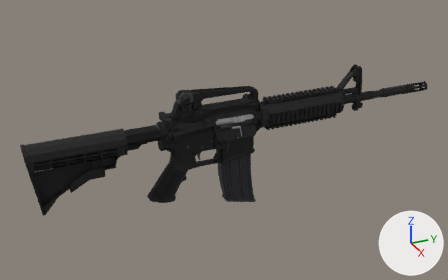
A saved change to the glTF model assets/weapons/m4a1/m4a1.glb.
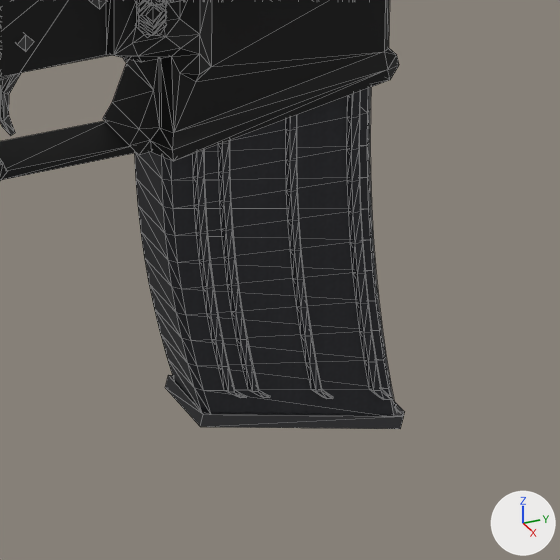
There are two pictures of each version: one whole from a 50 mm lens placed at (0.978, -0.489, 0.45), pointed at (-0.022, -0.039, -0.05), one close up on the part from 44% to 62% of the width and 50% to 79% of the height. Every picture has the same lights, and +X, +Y and +Z are marked at lower right. The older version's two pictures come first. The close-ups show mesh edges as thin lines. Where no turn or scale is listed for an object, it has been applied to the vertices. Vertices at exactly the same position are counted once.

The older version as bpy lines, for what is in view:
```python
me_cube_002 = bpy.data.meshes.new('Cube.002')
me_cube_002.from_pydata(...)  # 453 vertices, 906 faces; spans x -0.02..0.02, y -0.191..0.006, z -0.059..0.042
# faces by material slot: [882, 24]
me_cube_002.materials.append(mat_finish)  # dark grey #3c3c3c
me_cube_002.materials.append(mat_finish_secondary)  # dark grey #686868
me_cube_005 = bpy.data.meshes.new('Cube.005')
me_cube_005.from_pydata(...)  # 69 vertices, 116 faces; spans x -0.0313..0.0008, y -0.0051..0.0324, z -0.0065..0.0064
# faces by material slot: [86, 30]
me_cube_005.materials.append(mat_finish_dark)  # dark grey #3a3a3a
me_cube_005.materials.append(mat_finish_bright)  # grey #b9b9b9
me_magazine = bpy.data.meshes.new('Magazine')
me_magazine.from_pydata(...)  # 582 vertices, 1108 faces; spans x -0.013..0.013, y -0.032..0.044, z -0.175..0.002
# faces by material slot: [940, 24, 12, 76, 56]
me_magazine.materials.append(mat_stanagbody)  # picture img_stanag_body
me_magazine.materials.append(mat_stanagfloor)  # dark grey #454548
me_magazine.materials.append(mat_stanagfollower)  # beige #cec4a6
me_magazine.materials.append(mat_stanagbrass)  # beige #e1c481
me_magazine.materials.append(mat_stanagbullet)  # brown #cba07c
ob_lower = bpy.data.objects.new('lower', me_cube_002)
ob_lower.location = (0.0, 0.0147, -0.0226)
ob_mag_release = bpy.data.objects.new('mag_release', me_cube_005)
ob_mag_release.location = (0.0156, -0.0638, -0.0366)
ob_magazine = bpy.data.objects.new('Magazine', me_magazine)
ob_magazine.location = (0.0, -0.0269, -0.0092)
```
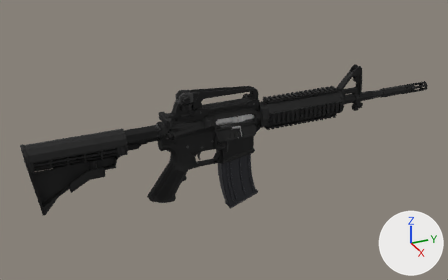
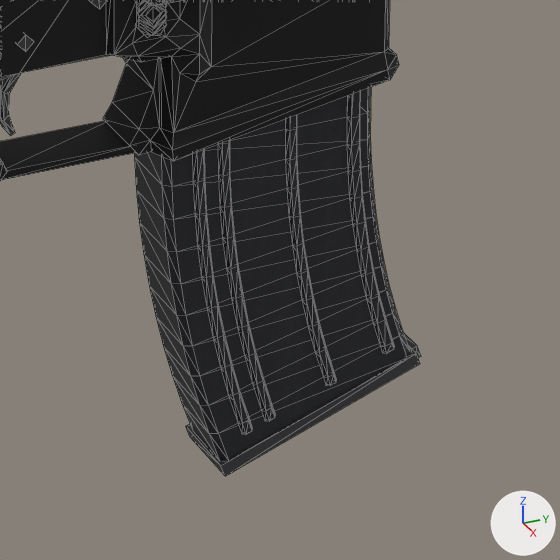
The edits, one by one:
me_magazine is used by ob_magazine; location (0.0, -0.0269, -0.0092).
me_magazine had 582 vertices, 1108 faces and spanned x -0.013..0.013, y -0.032..0.044, z -0.175..0.002.
me_magazine now has 582 vertices, 1108 faces and spans x -0.013..0.013, y -0.032..0.049, z -0.176..0.002.
me_magazine part 1: the loose piece of 8 vertices spanning x -0.012..0.012, y -0.021..0.043, z -0.174..-0.155 is turned 34 degrees about the x axis through its middle, then moved by (0.0, 0.006, 0.001).
me_magazine part 2: the loose piece of 8 vertices spanning x -0.009..0.009, y 0.041..0.044, z -0.175..-0.17 is turned 34 degrees about the x axis through its middle, then moved by (0.0, 0.005, 0.02).
me_magazine part 3: 390 of 582 vertices moved; they spanned x -0.013..0.013, y -0.031..0.042, z -0.171..-0.08 and now span x -0.013..0.013, y -0.031..0.045, z -0.173..-0.08; mean shift (0.0, 0.002, 0.0); largest move (0.009, 0.042, -0.171) -> (0.009, 0.045, -0.151).

Changed parts and their boxes (x1, y1, x2, y2) in the close-ups (560 x 560 px; the box of a moved part takes in the faces that stretch with it):
'Magazine', reshaped (14% taller): before (134, 87, 405, 429); after (134, 87, 421, 476)
part 1 of me_magazine, moved or reshaped: before (165, 375, 404, 429); after (186, 346, 420, 476)
part 2 of me_magazine, moved or reshaped: before (394, 402, 405, 416); after (403, 332, 421, 358)
part 3 of me_magazine, moved or reshaped: before (134, 114, 396, 415); after (134, 114, 409, 460)
